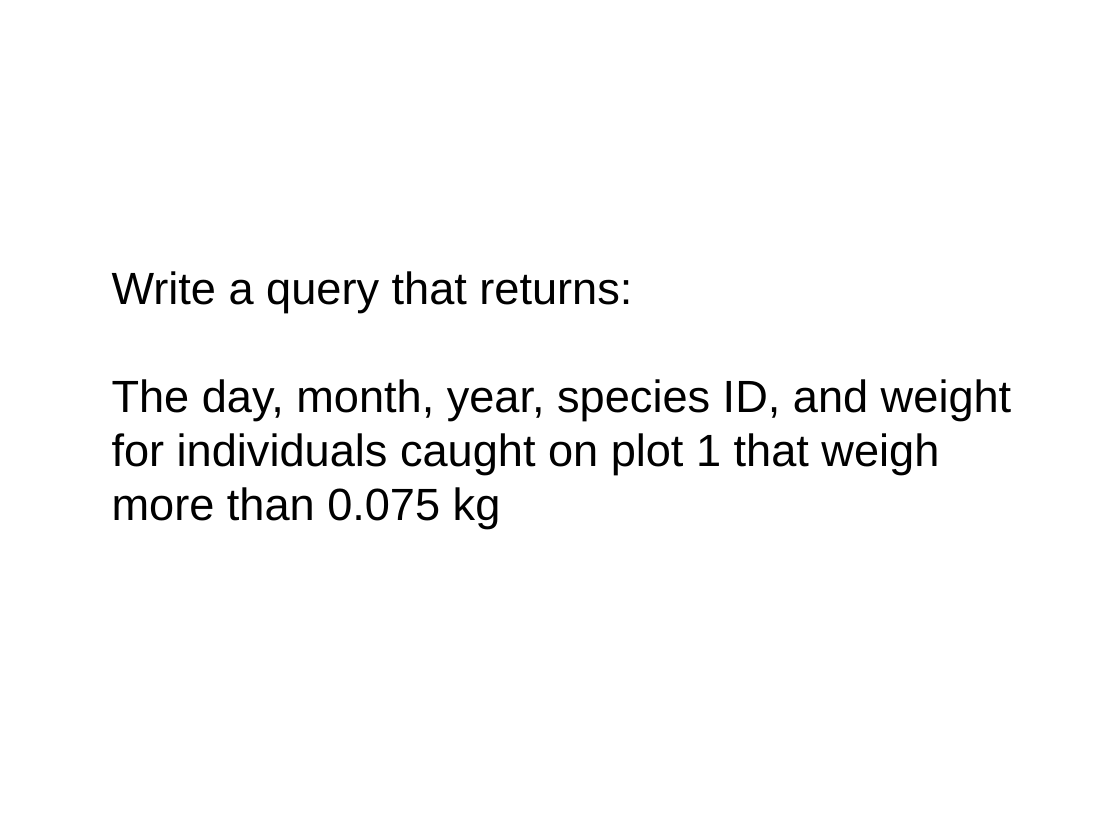
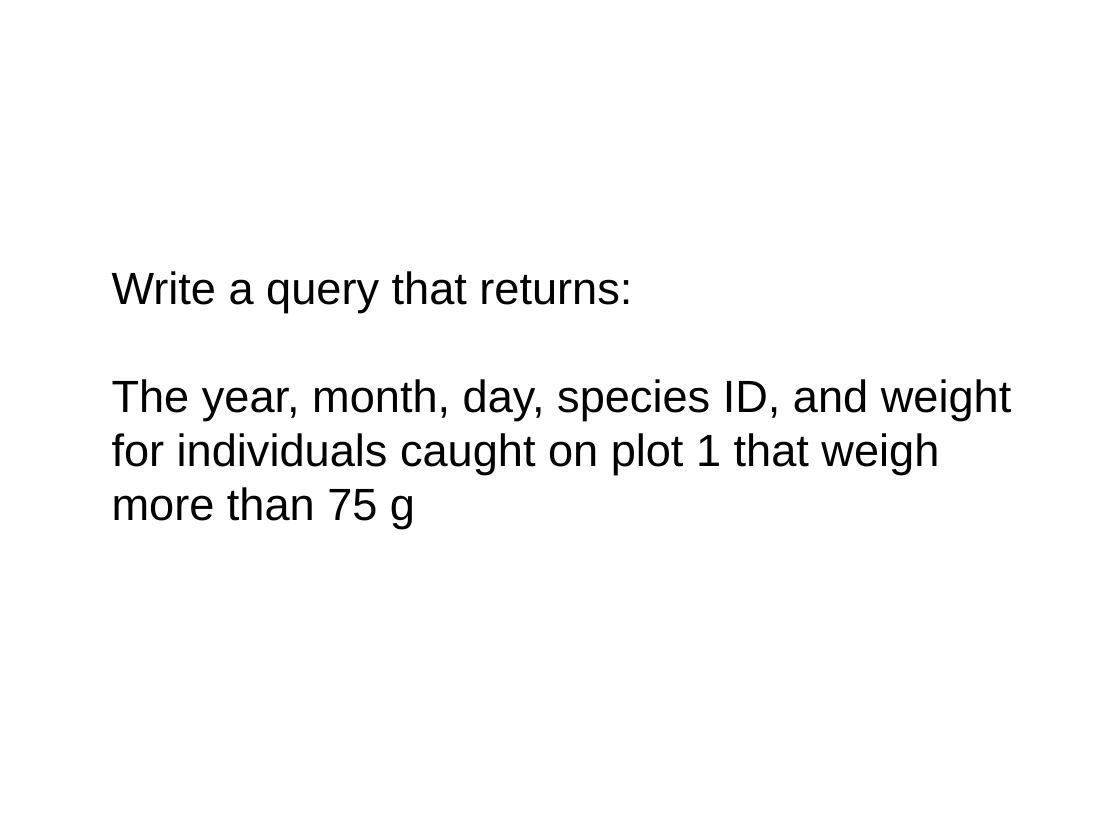
Before and after one commit to NESCent/2014-05-08-datacarpentry, a slide deck: slide 3 of lessons/sql/sql.odp. Drawn at 1120x840 pixels with LibreOffice and Linux fonts; fonts in the diff are those of the drawing. Boxes give left, top, right and bottom in pixels: in the first picture for what was removed or moved away, otherwise in the second. Text is boxed around its words. In the diff, an @@ line names an element or a change of style, - is before the commit and + after.

```diff
--- a/lessons/sql/sql.odp
+++ b/lessons/sql/sql.odp
@@ text at bbox=[112, 379, 1012, 529]: text changed @@
-The day, month, year, species ID, and weight for individuals caught on plot 1 that weigh more than 0.075 kg
+The year, month, day, species ID, and weight for individuals caught on plot 1 that weigh more than 75 g
```
Also in this commit, not shown: 1 other slide changed, 1 slide added, 2 slides removed.
